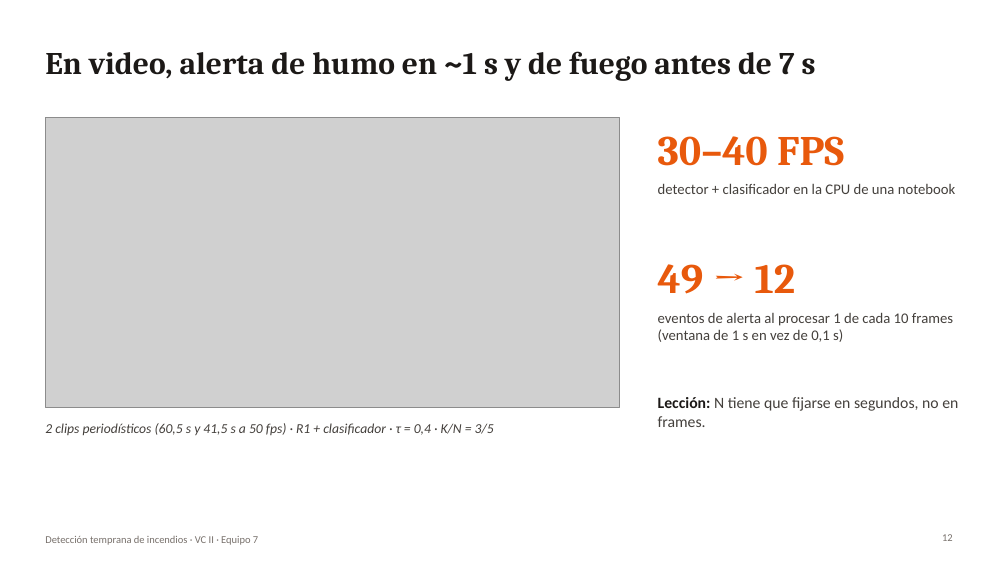
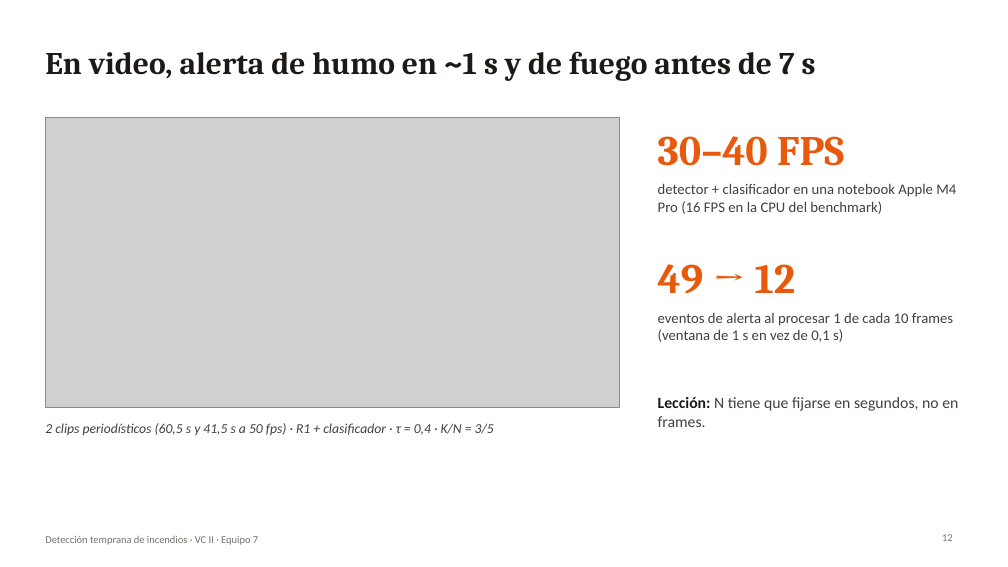
Before and after one commit to AndreTati/deteccion_incendios, a slide deck: slide 12 of presentacion/presentacion_tp.pptx. Drawn at 1008x567 pixels with LibreOffice and Linux fonts; fonts in the diff are those of the drawing; grey boxes stand for pictures. Boxes give left, top, right and bottom in pixels: in the first picture for what was removed or moved away, otherwise in the second. Text is boxed around its words. In the diff, an @@ line names an element or a change of style, - is before the commit and + after.

```diff
--- a/presentacion/presentacion_tp.pptx
+++ b/presentacion/presentacion_tp.pptx
@@ text at bbox=[658, 183, 956, 214]: text changed @@
-detector + clasificador en la CPU de una notebook
+detector + clasificador en una notebook Apple M4 Pro (16 FPS en la CPU del benchmark)
```
Also in this commit, not shown: 10 other slides changed, 2 other files.
